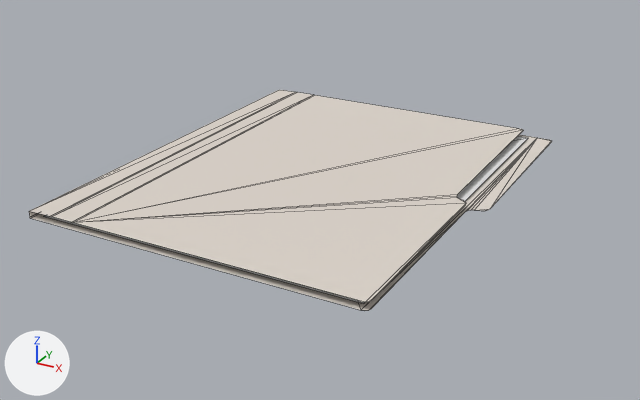
Before and after pictures for a commit that changed the glTF model public/fileFolder.glb.
Both versions are drawn from a 50 mm camera at (0.275, -0.488, 0.226) aimed at (0.014, -0.013, -0.011). Every picture has the same lights, and +X, +Y and +Z are marked at lower left. Mesh edges are drawn as thin lines. Where no turn or scale is listed for an object, it has been applied to the vertices. Vertices at the same position are counted once.

Names of what the first picture shows: 'FolderBack', 'FolderFront', 'Page'.
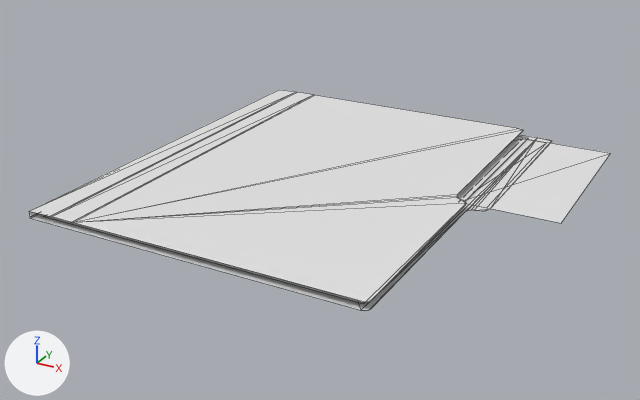
Pixel boxes (x1, y1, x2, y2) of what changed, in the pictures (640 x 400 px):
'FolderFront', recoloured
    both: (30, 90, 523, 302)
'OpenTrigger', added
    after: (465, 139, 611, 223)
part 1 of me_folderback, recoloured
    both: (29, 135, 552, 311)

Edits to the bpy script that builds the scene:
```text
Change me_folderback:
    where me_folderback.from_pydata(...)  # 23 vertices, 21 faces; spans x -0.115..0.125, y -0.145..0.146, z 0.0..0.005
    used by ob_folderback; location = (0.0, 0.0, 0.0)
    me_folderback part 1: 21 faces spanning x -0.115..0.125, y -0.145..0.146, z 0.0..0.005 switch from mat_folder_texture to no material
Change me_folderfront:
    where me_folderfront.from_pydata(...)  # 32 vertices, 30 faces; spans x 0.0..0.227, y -0.145..0.146, z 0.0
    remove me_folderfront.materials.append(mat_folder_texture)
Add me_opentrigger:
    me_opentrigger.from_pydata([(0.2186, 0.0036, -0.0022), (0.2836, 0.0036, -0.0022), (0.2186, 0.1388, -0.0022), (0.2836, 0.1388, -0.0022)], [], [(0, 1, 3), (0, 3, 2)])
Add ob_opentrigger:
    ob_opentrigger = bpy.data.objects.new('OpenTrigger', me_opentrigger)
    ob_opentrigger.location = (-0.1146, 0.0, 0.0024)
```
